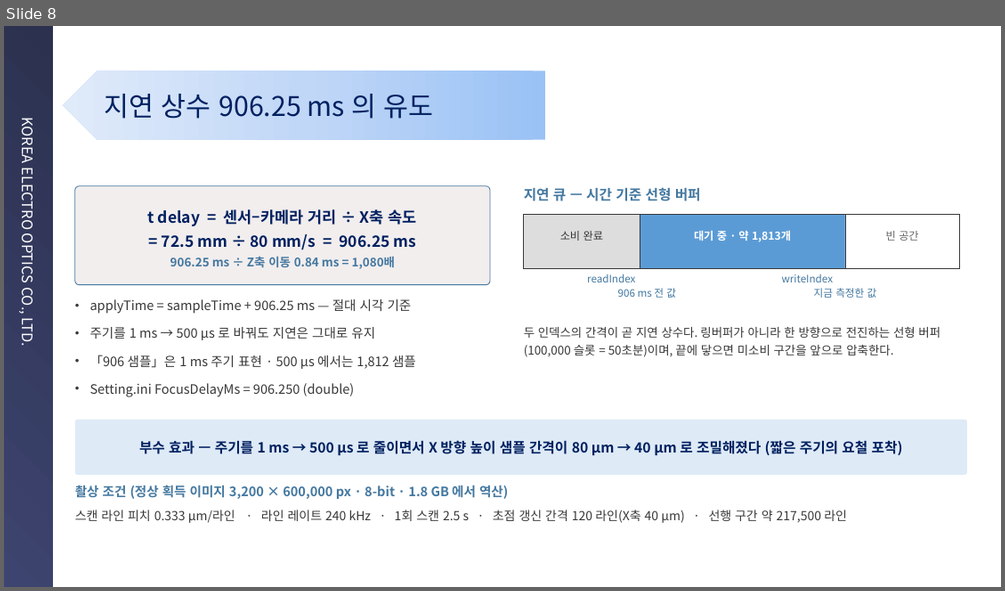
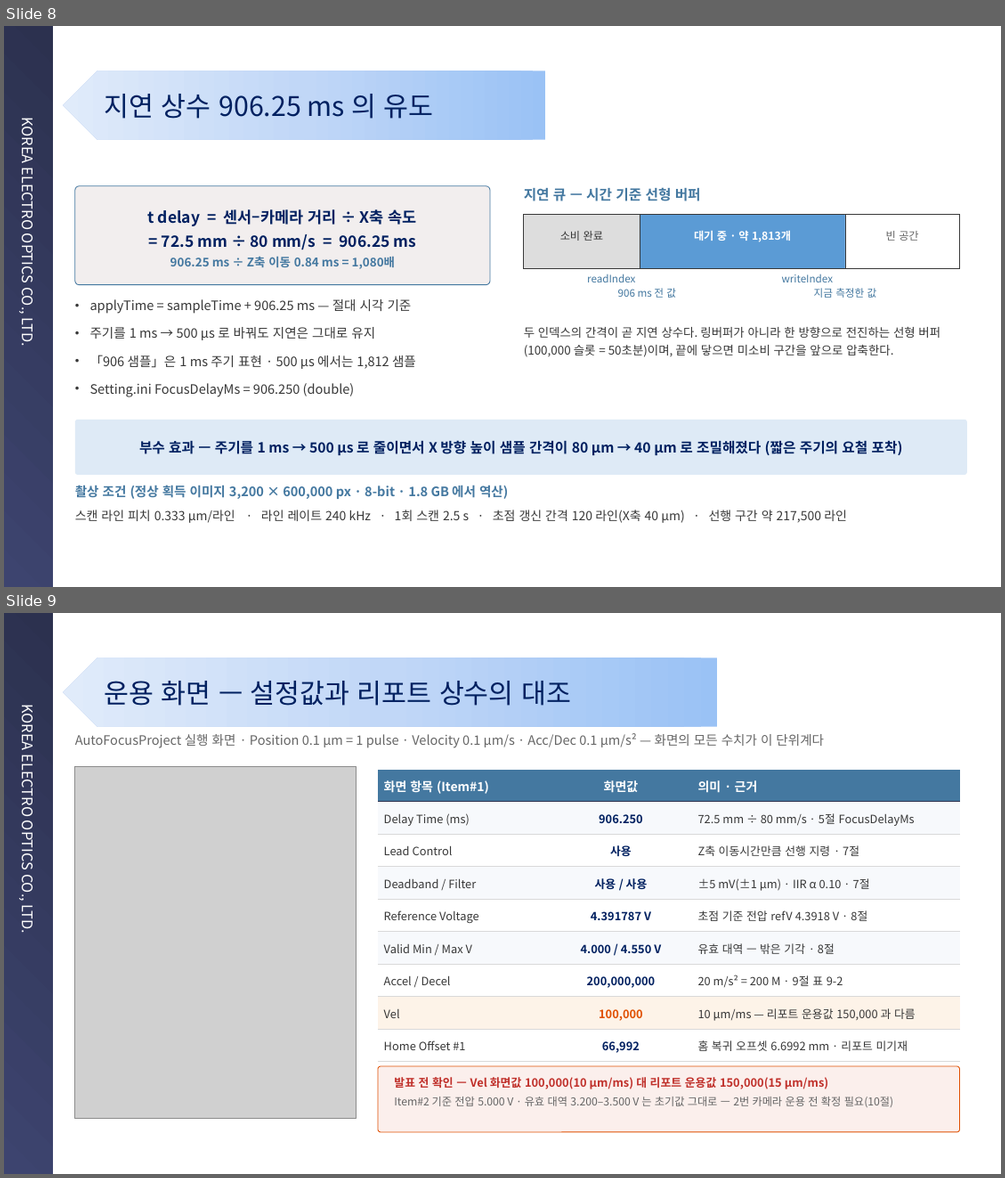
Before and after one commit to kyeongsunyu/SEQApp, a slide deck: Documents/기술경진대회/연구소기술경진대회_민수개발팀 윤경현_피드포워드 오토포커스_260901.pptx. Shown one above the other, each under a label of ours: slide 8 before the commit, slides 8 and 9 after it. The pictures are 1005x591 and 1005x1178 pixels, drawn with LibreOffice and Linux fonts; fonts in the diff are those of the drawing; grey boxes stand for pictures; background and template pictures are left out. Boxes give left, top, right and bottom in pixels: in the first picture for what was removed or moved away, otherwise in the second. Text is boxed around its words. In the diff, an @@ line names an element or a change of style, - is before the commit and + after.

```diff
--- a/Documents/기술경진대회/연구소기술경진대회_민수개발팀 윤경현_피드포워드 오토포커스_260901.pptx
+++ b/Documents/기술경진대회/연구소기술경진대회_민수개발팀 윤경현_피드포워드 오토포커스_260901.pptx
@@ slide 9 added at box(4, 613, 1001, 1174), background #FFFFFF; not listed: 1 template element that a slide beside it also shows @@
@@ pentagon arrow added at box(63, 657, 718, 727), fill gradient #9AC3F5 to #C2D8F8 to #E1EBFB @@
@@ text added at box(105, 681, 571, 706), 26 pt, text #002060 @@
+운용 화면 — 설정값과 리포트 상수의 대조
@@ text added at box(75, 733, 824, 748), 12.5 pt, text #666666 @@
+AutoFocusProject 실행 화면 · Position 0.1 µm = 1 pulse · Velocity 0.1 µm/s · Acc/Dec 0.1 µm/s² — 화면의 모든 수치가 이 단위계다
@@ picture added at box(75, 766, 356, 1118) @@
@@ table added at box(378, 770, 960, 1062), 9 rows, 3 columns @@
+화면 항목 (Item#1) | 화면값 | 의미 · 근거
+Delay Time (ms) | 906.250 | 72.5 mm ÷ 80 mm/s · 5절 FocusDelayMs
+Lead Control | 사용 | Z축 이동시간만큼 선행 지령 · 7절
+Deadband / Filter | 사용 / 사용 | ±5 mV(±1 µm) · IIR α 0.10 · 7절
+Reference Voltage | 4.391787 V | 초점 기준 전압 refV 4.3918 V · 8절
+Valid Min / Max V | 4.000 / 4.550 V | 유효 대역 — 밖은 기각 · 8절
+Accel / Decel | 200,000,000 | 20 m/s² = 200 M · 9절 표 9-2
+Vel | 100,000 | 10 µm/ms — 리포트 운용값 150,000 과 다름
+Home Offset #1 | 66,992 | 홈 복귀 오프셋 6.6992 mm · 리포트 미기재
@@ rounded rectangle added at box(378, 1066, 960, 1132), fill #FBEFEC, outline #E04F00 0.75 pt @@
@@ text added at box(394, 1077, 894, 1107), 10.5 pt, text #666666 @@
+발표 전 확인 — Vel 화면값 100,000(10 µm/ms) 대 리포트 운용값 150,000(15 µm/ms)
+Item#2 기준 전압 5.000 V · 유효 대역 3.200–3.500 V 는 초기값 그대로 — 2번 카메라 운용 전 확정 필요(10절)
```
Also in this commit, not shown: 3 other files.
